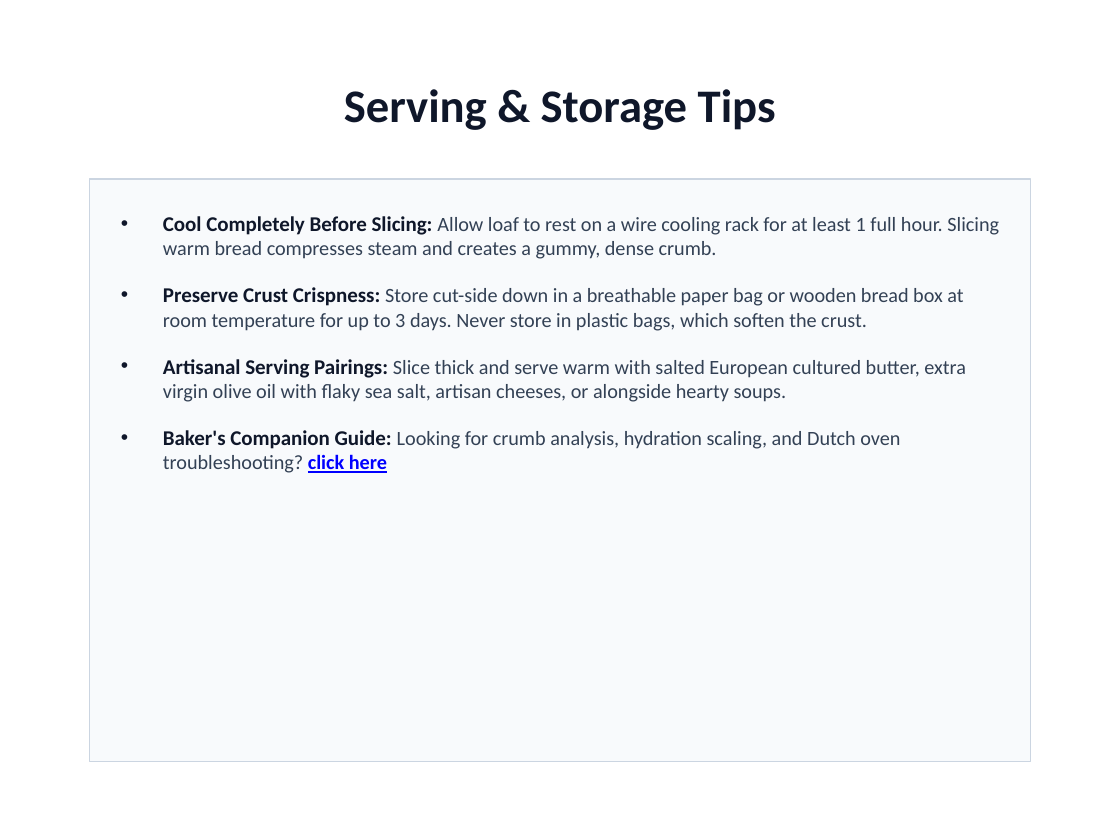
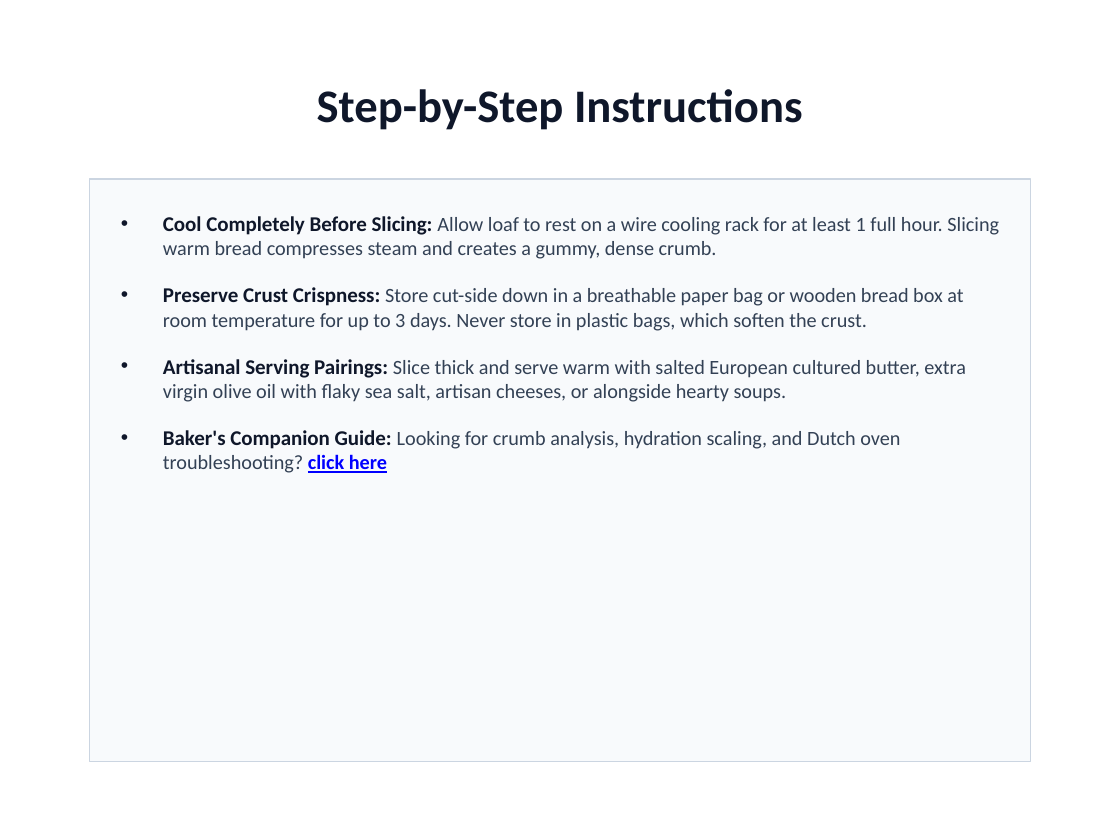
Before and after one commit to ThirstyHead/pptx-a11y, a slide deck: slide 5 of examples/No Knead Bread-test.pptx. Drawn at 1120x840 pixels with LibreOffice and Linux fonts; fonts in the diff are those of the drawing. Boxes give left, top, right and bottom in pixels: in the first picture for what was removed or moved away, otherwise in the second. Text is boxed around its words. In the diff, an @@ line names an element or a change of style, - is before the commit and + after.

```diff
--- a/examples/No Knead Bread-test.pptx
+++ b/examples/No Knead Bread-test.pptx
@@ title at (x1=317, y1=89, x2=803, y2=130): text changed @@
-Serving & Storage Tips
+Step-by-Step Instructions
```
Also in this commit, not shown: 3 other slides changed, 5 other files.
